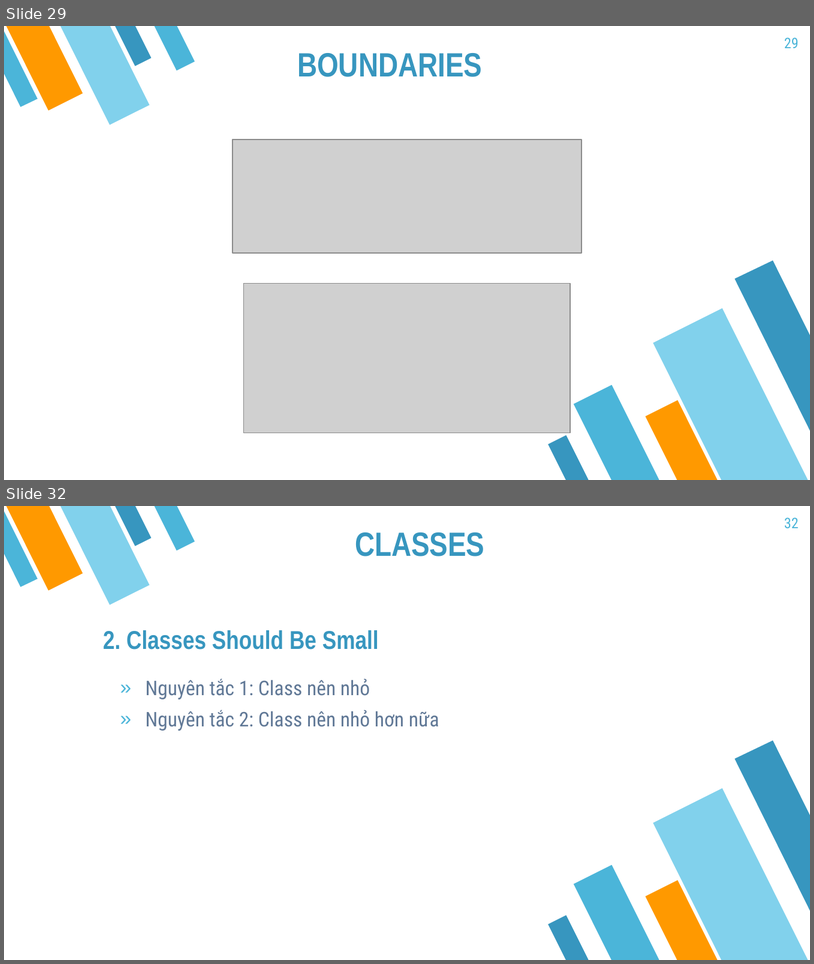
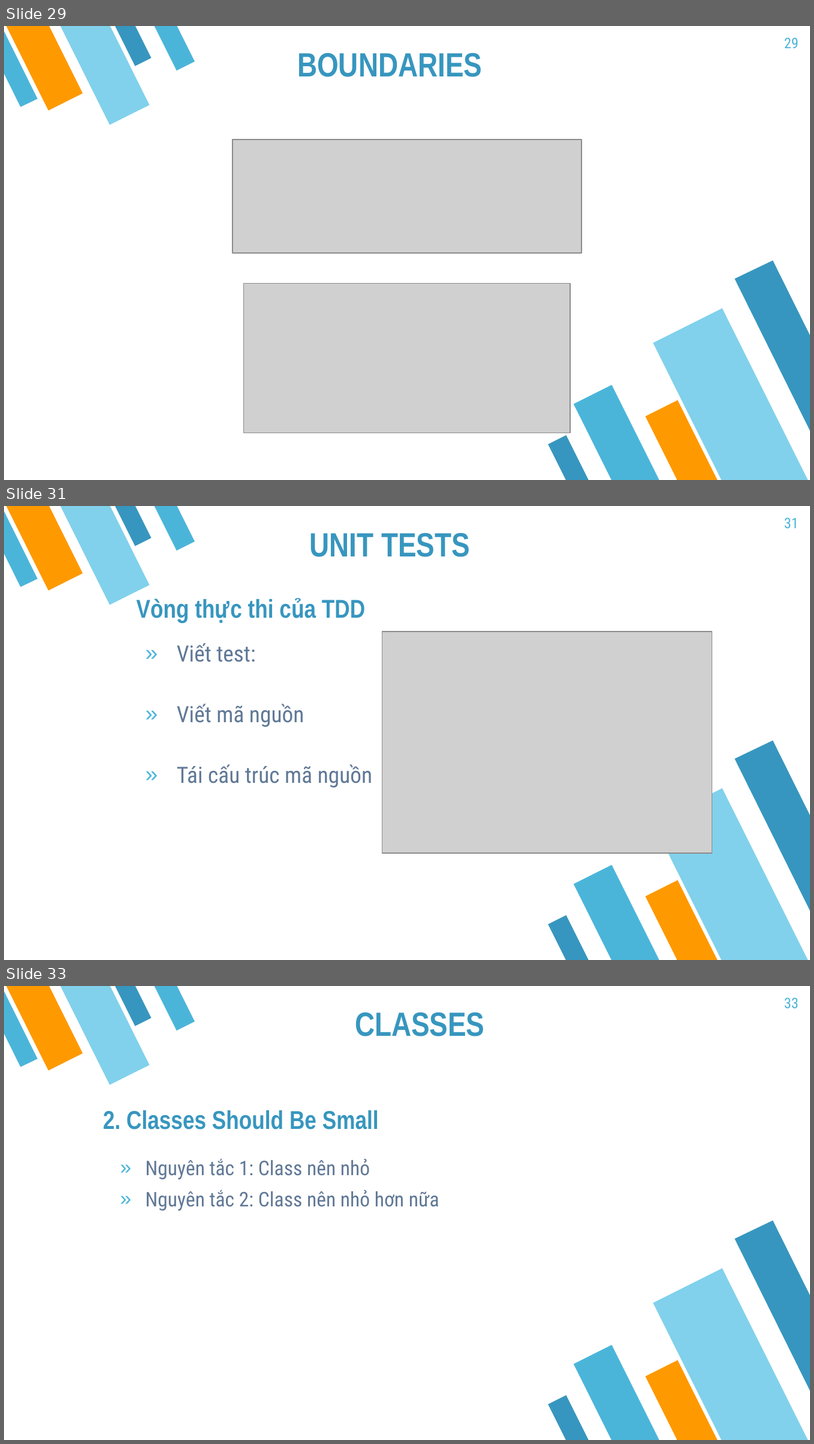
Before and after one commit to anhduy97a6/gem-training, a slide deck: Clean code(part2).pptx. Shown one above the other, each under a label of ours: slides 29 and 32 before the commit, slides 29, 31 and 33 after it; the slides between them are not shown. The pictures are 814x964 and 814x1444 pixels, drawn with LibreOffice and Linux fonts; fonts in the diff are those of the drawing; grey boxes stand for pictures. Boxes give left, top, right and bottom in pixels: in the first picture for what was removed or moved away, otherwise in the second. Text is boxed around its words. In the diff, an @@ line names an element or a change of style, - is before the commit and + after.

```diff
--- a/Clean code(part2).pptx
+++ b/Clean code(part2).pptx
@@ slide 31 added at (4, 506, 810, 960), background #FFFFFF; not listed: 10 template elements that a slide beside it also shows @@
@@ page number added at (785, 517, 799, 528), 13 pt, text #4BB5D9 @@
+31
@@ title added at (310, 533, 470, 557), 30 pt, text #3796BF, bold @@
+UNIT TESTS
@@ text added at (137, 598, 365, 623), 23 pt, text #3796BF, bold @@
+Vòng thực thi của TDD
@@ picture added at (382, 631, 712, 853) @@
@@ text added at (177, 643, 372, 787), 20 pt, text #607896 @@
+» Viết test:
+» Viết mã nguồn
+» Tái cấu trúc mã nguồn
@@ what was slide 32 is now slide 33 @@
@@ page number at (785, 997, 799, 1008): text changed @@
-32
+33
```
Also in this commit, not shown: 4 slides changed, 1 other slide added, 2 other files.
